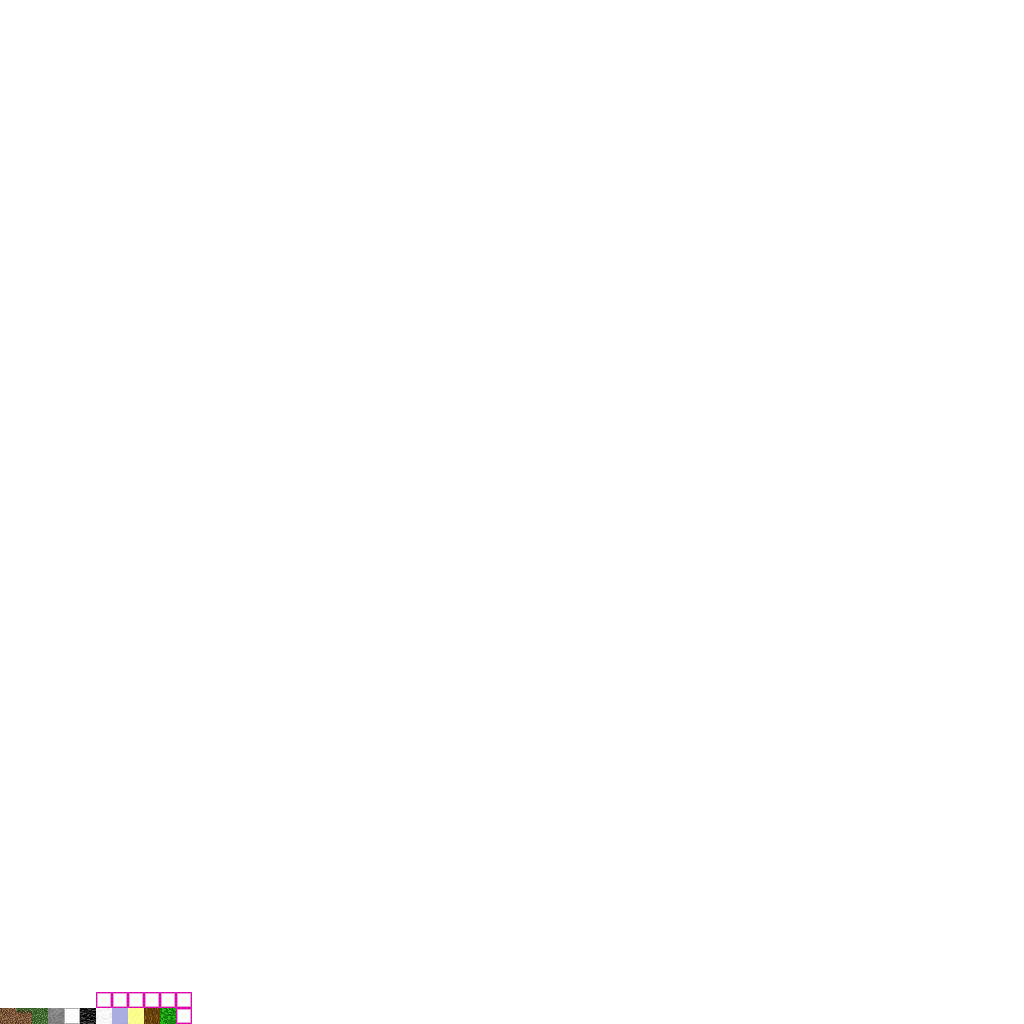
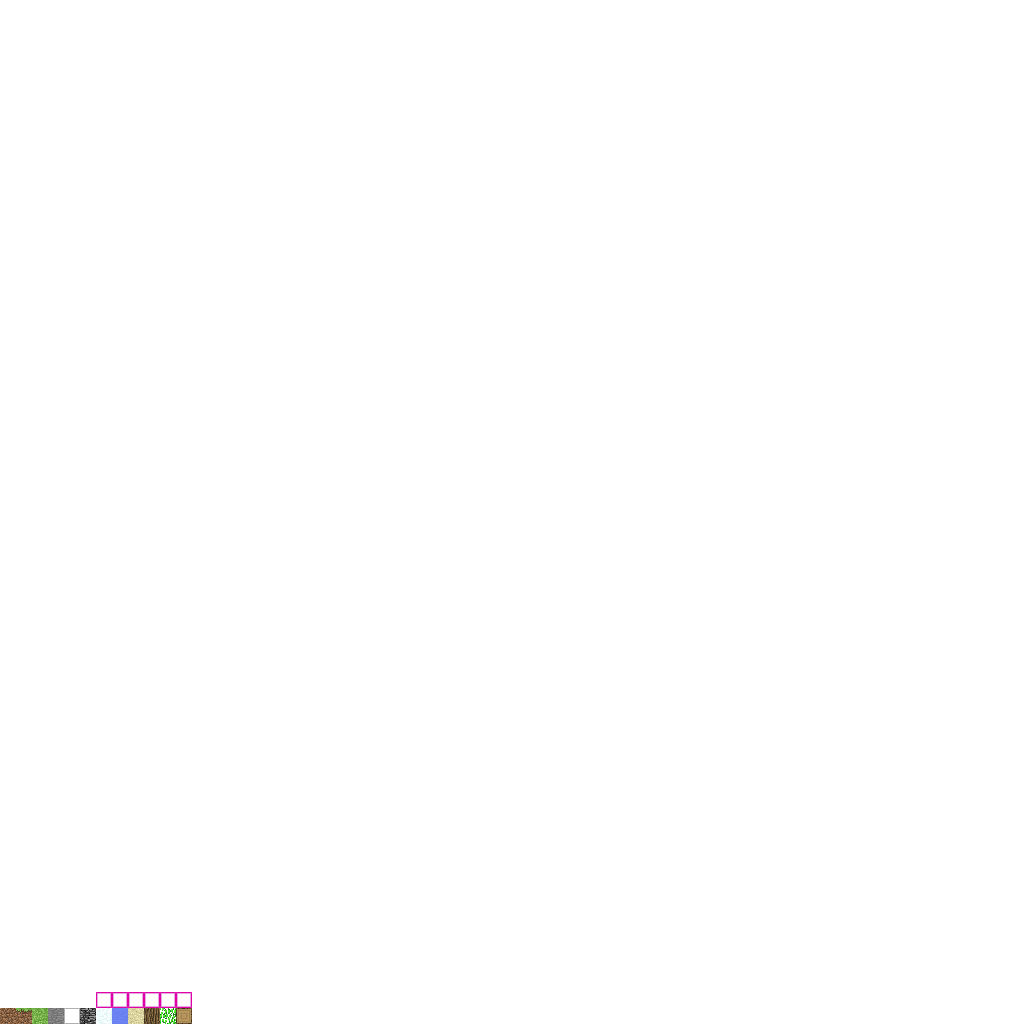
Layers edited between the first and the second w=1024, h=1024 image:
painted on "atlas-new.png" over [0, 1008, 192, 1024]
